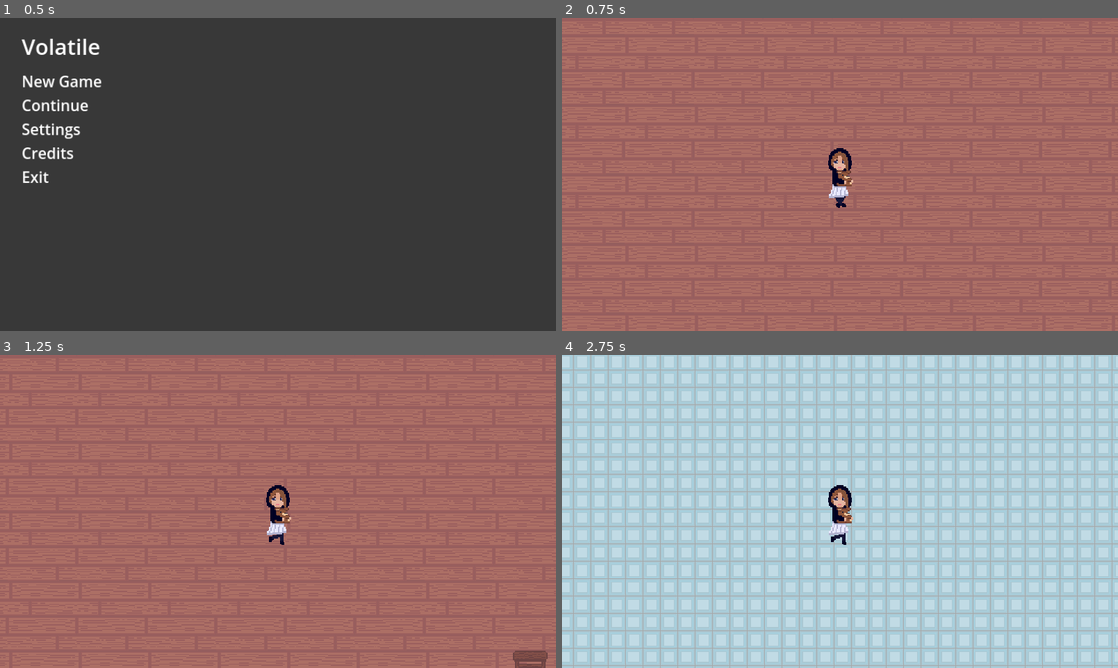
Above: before the commit, frames 1-4 (two rows, left to right).
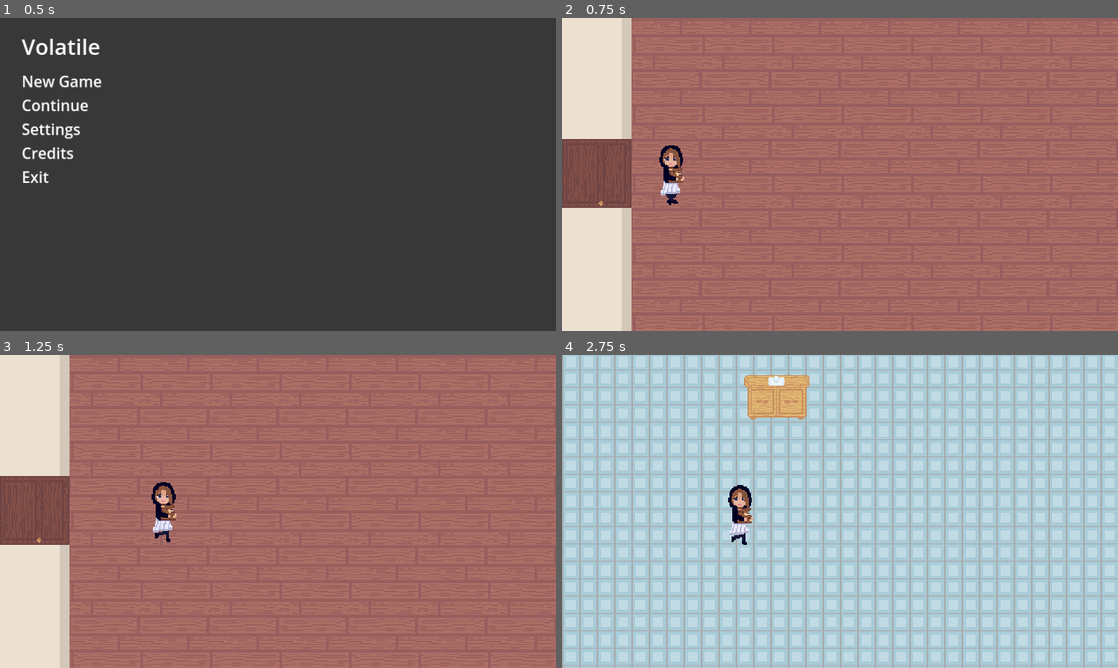
Above: after the commit, the same moments.

Repository: ioannoid/volatile-game-jam
Game: Godot game, scene res://main.tscn
The game is run twice, just before and just after one commit, with the same random seed, the same clock (stepped at 60 frames per second) and the same inputs.
Inputs (mouse positions are in pixels of both pictures, inside the frame that each line leads up to):
- Up to frame 1 (0.5 s): no input
- Up to frame 2 (0.75 s): tap Enter at 0.5 s; move the mouse to (623, 80) at 0.52 s; hold D (move_right) from 0.53 s (still down); hold E (Interact) from 0.53 s (still down); click (623, 80) at 0.67 s
- Up to frame 3 (1.25 s): keep holding D (move_right); keep holding E (Interact)
- Up to frame 4 (2.75 s): move the mouse to (728, 527) at 1.27 s; release D (move_right) at 1.28 s; release E (Interact) at 1.28 s; hold S (move_down) 1.28-2.03 s; tap E (Interact) at 1.35 s; move the mouse to (895, 442) at 2.02 s; hold D (move_right) from 2.03 s (still down); hold E (Interact) from 2.03 s (still down)

Frame 1 is identical in both runs. In frame 2, 14% of the frame differs, in the area x 0-53%, y 0-100%; in frame 3, 14%; in frame 4, 27%, in the area x 0-100%, y 0-100%.

Commit message:
Door Stuff 2

Diff:
--- a/game/game.tscn
+++ b/game/game.tscn
@@ -39,6 +39,7 @@
 [ext_resource type="Script" path="res://door.gd" id="37_gr5vk"]
 [ext_resource type="PackedScene" uid="uid://h5c3vkv4m2vq" path="res://bathroom.tscn" id="38_k3exb"]
 [ext_resource type="Texture2D" uid="uid://osrybwk7ka0t" path="res://assets/Generic/Door.png" id="39_p6800"]
+[ext_resource type="Texture2D" uid="uid://cuwedkw0ocmth" path="res://assets/Generic/DoorLeft.png" id="40_xi0e0"]
 
 [sub_resource type="TileSetAtlasSource" id="TileSetAtlasSource_mal1d"]
 texture = ExtResource("1_gbpnm")
@@ -247,6 +248,8 @@
 [node name="chair" type="RigidBody2D" parent="Node2D"]
 position = Vector2(289, 159)
 gravity_scale = 0.0
+custom_integrator = true
+can_sleep = false
 lock_rotation = true
 script = ExtResource("3_d8sme")
 
@@ -259,6 +262,8 @@
 [node name="chair2" type="RigidBody2D" parent="Node2D"]
 position = Vector2(351, 159)
 gravity_scale = 0.0
+custom_integrator = true
+can_sleep = false
 lock_rotation = true
 script = ExtResource("3_d8sme")
 
@@ -287,6 +292,7 @@
 
 [node name="AnimatedSprite2D" type="AnimatedSprite2D" parent="Node2D/Girl"]
 texture_filter = 1
+position = Vector2(0, -3)
 sprite_frames = SubResource("SpriteFrames_yjxj7")
 animation = &"walk"
 frame_progress = 0.916812
@@ -312,3 +318,17 @@
 [node name="Left" type="CollisionShape2D" parent="Node2D/Wall"]
 position = Vector2(-430, 0)
 shape = SubResource("RectangleShape2D_r8t5i")
+
+[node name="FrontDoor" type="Area2D" parent="Node2D"]
+y_sort_enabled = true
+script = ExtResource("37_gr5vk")
+target_scene = ExtResource("38_k3exb")
+
+[node name="Sprite2D" type="Sprite2D" parent="Node2D/FrontDoor"]
+position = Vector2(-416, -1.00002)
+scale = Vector2(1, 0.984375)
+texture = ExtResource("40_xi0e0")
+
+[node name="CollisionShape2D" type="CollisionShape2D" parent="Node2D/FrontDoor"]
+position = Vector2(-416, -2)
+shape = SubResource("RectangleShape2D_uedmv")
--- a/game/girl.gd
+++ b/game/girl.gd
@@ -5,7 +5,8 @@
 var stopped := false
 # Called when the node enters the scene tree for the first time.
 func _ready():
-	pass
+	position.x = -354
+	position.y = 0
 
 func start(pos):
 	position = pos
Binary file changed: game/assets/Generic/Door.png
Binary file added: game/assets/Generic/DoorDown.png
Not shown, added: game/assets/Generic/DoorDown.png.import
Binary file added: game/assets/Generic/DoorLeft.png
Not shown, added: game/assets/Generic/DoorLeft.png.import
Binary file added: game/assets/Generic/DoorRight.png
Not shown, added: game/assets/Generic/DoorRight.png.import
Not shown: 1 places in game/game.tscn that only renumber resources
